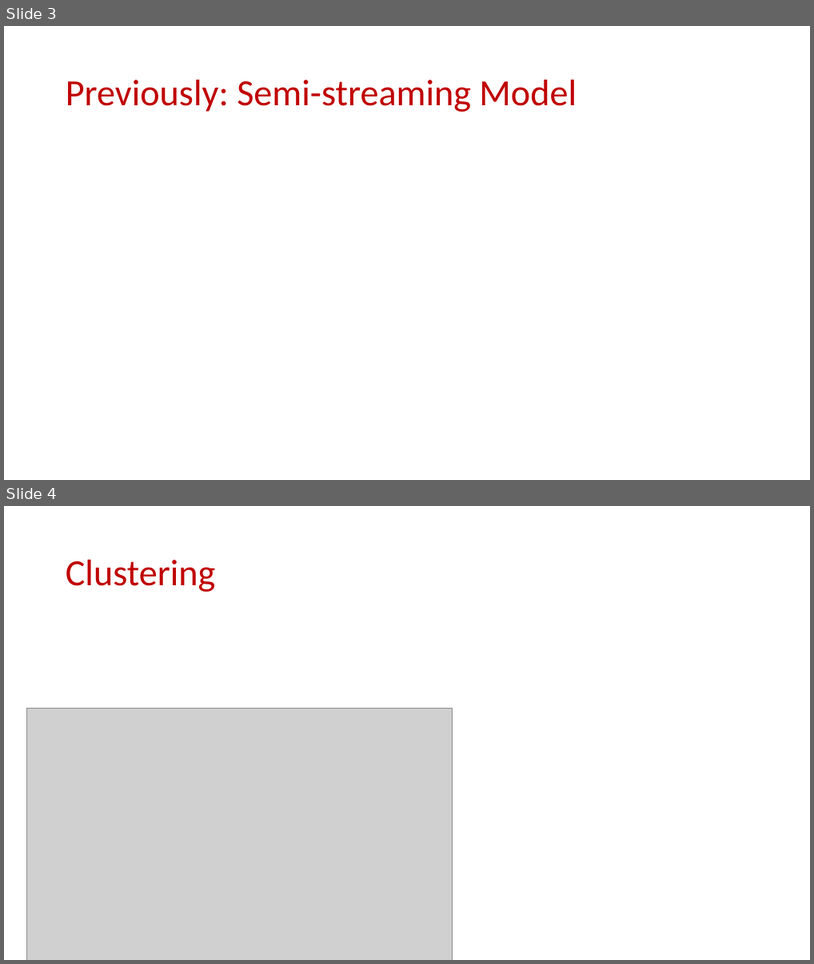
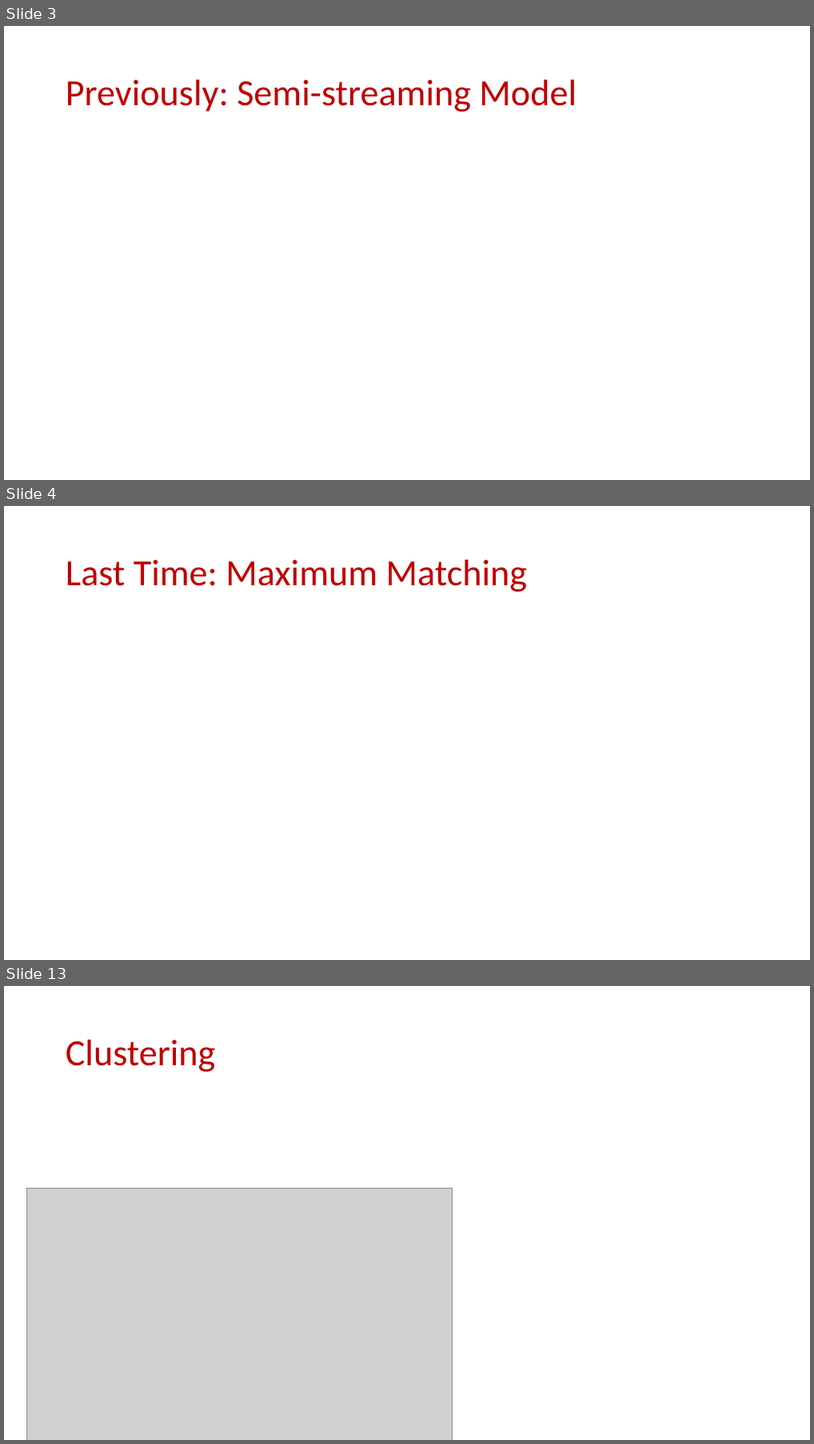
Before and after one commit to samsonzhou/samsonzhou.github.io, a slide deck: CSCE689-23/L21.pptx. Shown one above the other, each under a label of ours: slides 3 and 4 before the commit, slides 3, 4 and 13 after it; the slides between them are not shown. The pictures are 814x964 and 814x1444 pixels, drawn with LibreOffice and Linux fonts; fonts in the diff are those of the drawing; grey boxes stand for pictures. Boxes give left, top, right and bottom in pixels: in the first picture for what was removed or moved away, otherwise in the second. Text is boxed around its words. In the diff, an @@ line names an element or a change of style, - is before the commit and + after.

```diff
--- a/CSCE689-23/L21.pptx
+++ b/CSCE689-23/L21.pptx
@@ slide 4 added at bbox=[4, 506, 810, 960], background #FFFFFF @@
@@ title added at bbox=[66, 560, 527, 592], 44 pt, text #C00000 @@
+Last Time: Maximum Matching
@@ what was slide 4 is now slide 13 @@
```
Also in this commit, not shown: 8 other slides added.
